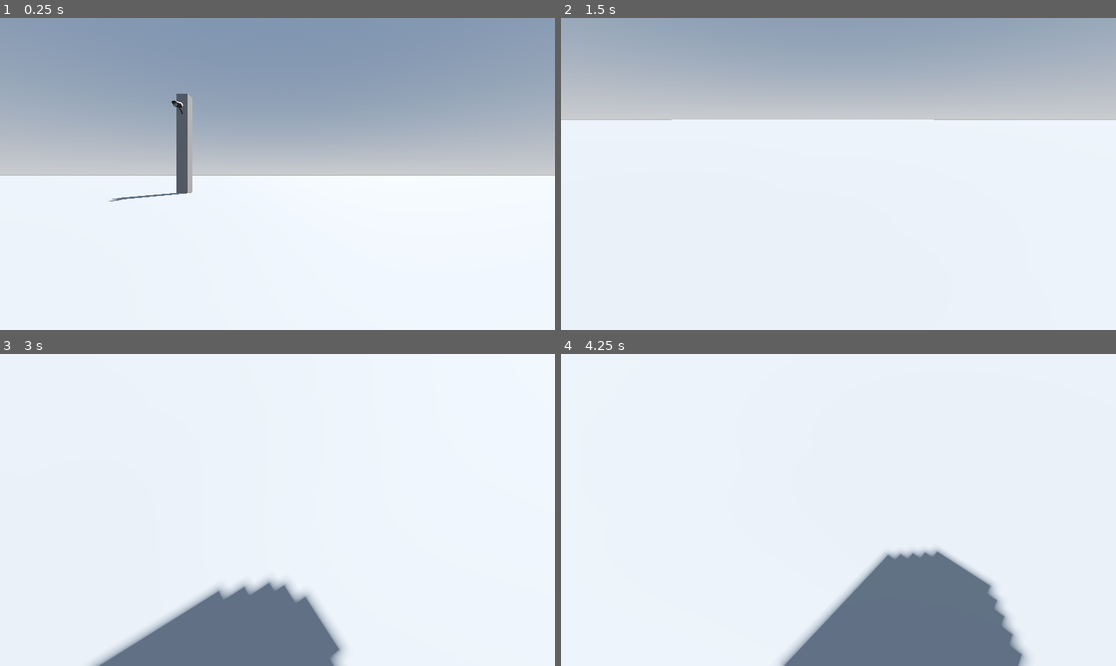
Above: before the commit, frames 1-4 (two rows, left to right).
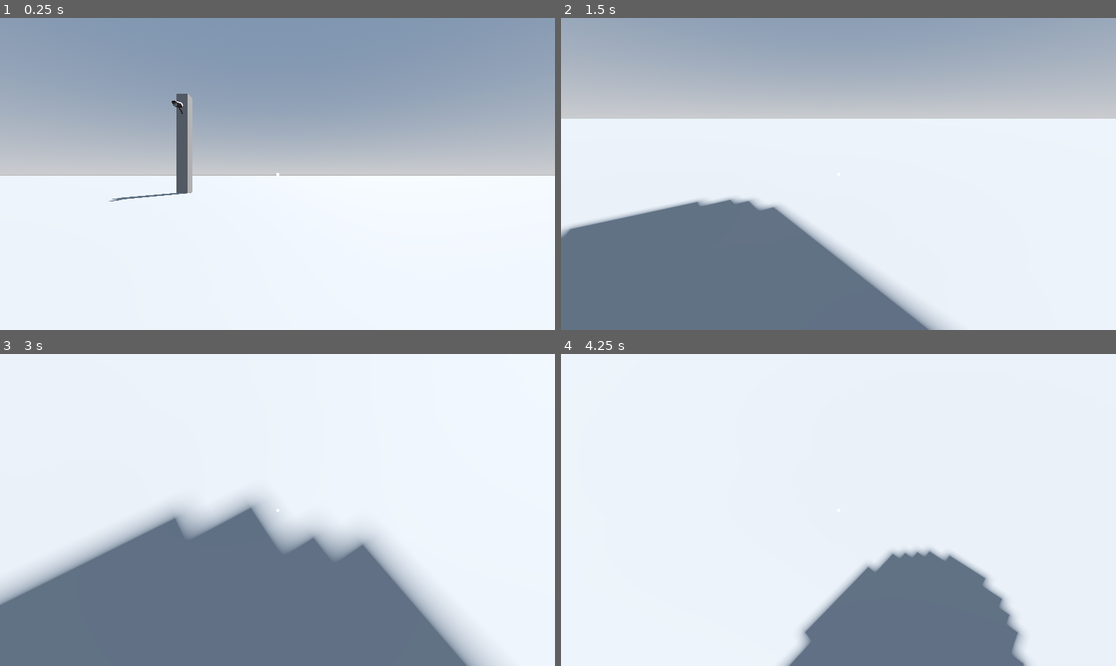
Above: after the commit, the same moments.

Repository: Rubix334/Extrica
Game: Godot game, scene res://level.tscn
The game is run twice, just before and just after one commit, with the same random seed, the same clock (stepped at 60 frames per second) and the same inputs.
Inputs (mouse positions are in pixels of both pictures, inside the frame that each line leads up to):
- Up to frame 1 (0.25 s): no input
- Up to frame 2 (1.5 s): move the mouse to (960, 158) at 0.52 s; hold D (right) 0.53-1.28 s; hold Shift (sprint) 0.53-1.28 s; tap Ctrl (crouch) at 0.6 s; move the mouse to (727, 189) at 1.27 s; hold S (back) from 1.28 s (still down); tap Shift (sprint) at 1.35 s
- Up to frame 3 (3 s): tap Ctrl (crouch) at 1.55, 2.1 s; tap Enter at 2 s; move the mouse to (333, 441) at 2.02 s; release S (back) at 2.03 s; hold D (right) 2.03-2.78 s; hold Shift (sprint) 2.03-2.78 s; tap Space at 2.75 s; move the mouse to (249, 572) at 2.77 s; hold W (forward) from 2.78 s (still down); tap Q (hack) at 2.85 s
- Up to frame 4 (4.25 s): tap Ctrl (crouch) at 3.05 s; move the mouse to (1005, 556) at 3.52 s; release W (forward) at 3.53 s; hold A (left) from 3.53 s (still down); hold Shift (sprint) from 3.53 s (still down)

The runs differ from the first frame. In frame 1, less than 0.1% of the frame differs, in the area x 49-51%, y 49-51%; in frame 2, 22%; in frame 3, 27%, in the area x 0-90%, y 45-100%; in frame 4, 1.6%.

Commit message:
Player movement completed

Diff:
--- a/Extrica/cam_hud.gd
+++ b/Extrica/cam_hud.gd
@@ -13,7 +13,14 @@
 
 # Called every frame. 'delta' is the elapsed time since the previous frame.
 func _process(delta: float) -> void:
-	time_label.text = "00:"+str(min)+":"+str(sec)
+	if sec > 9:
+		if min > 9:
+			time_label.text = "00:"+str(min)+":"+str(sec)
+		time_label.text = "00:0"+str(min)+":"+str(sec)
+	elif not sec > 9:
+		if min > 9:
+			time_label.text = "00:"+str(min)+":0"+str(sec)
+		time_label.text = "00:0"+str(min)+":0"+str(sec)
 
 
 func _on_timer_timeout() -> void:
--- a/Extrica/player.gd
+++ b/Extrica/player.gd
@@ -1,15 +1,17 @@
 extends CharacterBody3D
 class_name Player
 
-const SPEED = 5.0
+var SPEED = 5.0
 const JUMP_VELOCITY = 4.5
 @onready var camera: Camera3D = $Camera3D
 @onready var ray: RayCast3D = $Camera3D/RayCast3D
+@onready var collision: CollisionShape3D = $CollisionShape3D
 
 
 var look_dir : Vector2
 var camera_sens = 50
 var cap_mouse = false
+var crouched = false
 
 signal looking_at_cam
 signal not_looking_at_cam
@@ -21,13 +23,18 @@
 	else:
 		emit_signal("not_looking_at_cam")
 
+	##sprinting
+	if not crouched:
+		if Input.is_action_pressed("sprint"):
+			SPEED = 10
+		if Input.is_action_just_released("sprint"):
+			SPEED = 5.0
 
 	# Add the gravity.
 	if not is_on_floor():
 		velocity += get_gravity() * delta
 
 	# Get the input direction and handle the movement/deceleration.
-	# As good practice, you should replace UI actions with custom gameplay actions.
 	var input_dir := Input.get_vector("left", "right", "forward", "back")
 	var direction := (transform.basis * Vector3(input_dir.x, 0, input_dir.y)).normalized()
 	if direction:
@@ -37,6 +44,7 @@
 		velocity.x = move_toward(velocity.x, 0, SPEED)
 		velocity.z = move_toward(velocity.z, 0, SPEED)
 
+	##remove cursor
 	if Input.is_action_just_pressed("pause"):
 		cap_mouse = !cap_mouse
 
@@ -45,7 +53,9 @@
 		else:
 			Input.set_mouse_mode(Input.MOUSE_MODE_VISIBLE)
 
+	#only move when in player POV
 	if camera.current:
+		crouch()
 		_rotate_camera(delta)
 		move_and_slide()
 
@@ -67,3 +77,18 @@
 		else:
 			return false
 	return false
+
+func crouch():
+	if Input.is_action_just_pressed("crouch"):
+		if not crouched:
+			SPEED = 2.5
+			camera.position.y -= 1
+			collision.shape.height = 1
+			collision.position.y -= 0.5
+			crouched = true
+		else:
+			SPEED = 5.0
+			camera.position.y += 1
+			collision.shape.height = 2
+			collision.position.y += 0.5
+			crouched = false
--- a/Extrica/player.tscn
+++ b/Extrica/player.tscn
@@ -19,7 +19,35 @@
 transform = Transform3D(1, 0, 0, 0, 1, 0, 0, 0, 1, 0, 0.39342272, -0.19228959)
 
 [node name="RayCast3D" type="RayCast3D" parent="Camera3D" unique_id=759197667]
-transform = Transform3D(3.2485108, 0, 0, 0, -4.6373884e-07, -2.9446046, 0, 10.609108, -1.2871276e-07, 0, 0.011803269, -0.18578112)
+transform = Transform3D(3.2485108, 0, 0, 0, -7.060304e-07, -2.9446044, 0, 16.15209, -1.2871274e-07, 0, 0.0019801855, -0.18578112)
 collision_mask = 4
 collide_with_areas = true
 collide_with_bodies = false
+
+[node name="Crosshair" type="Control" parent="." unique_id=1696537287]
+layout_mode = 3
+anchors_preset = 8
+anchor_left = 0.5
+anchor_top = 0.5
+anchor_right = 0.5
+anchor_bottom = 0.5
+offset_left = -20.0
+offset_top = -20.0
+offset_right = 20.0
+offset_bottom = 20.0
+grow_horizontal = 2
+grow_vertical = 2
+
+[node name="ColorRect" type="ColorRect" parent="Crosshair" unique_id=1565699068]
+layout_mode = 1
+anchors_preset = 8
+anchor_left = 0.5
+anchor_top = 0.5
+anchor_right = 0.5
+anchor_bottom = 0.5
+offset_left = -2.5
+offset_top = -2.5
+offset_right = 2.5
+offset_bottom = 2.5
+grow_horizontal = 2
+grow_vertical = 2
--- a/Extrica/project.godot
+++ b/Extrica/project.godot
@@ -17,8 +17,8 @@
 
 [autoload]
 
-PlayerManager="*uid://ca17ijolul2ti"
 SecCamManager="*uid://kf28eduyy2p2"
+Global="*uid://ca17ijolul2ti"
 
 [global_group]
 
--- a/Extrica/sec_cam.tscn
+++ b/Extrica/sec_cam.tscn
@@ -38,7 +38,7 @@
 transform = Transform3D(-1, 0, 8.742278e-08, 0, 1, 0, -8.742278e-08, 0, -1, 0, 0, 0.5565882)
 
 [node name="RayCast3D" type="RayCast3D" parent="Camera3D" unique_id=502396282]
-transform = Transform3D(-1.5786884, 8.035848e-06, -9.8779485e-11, 0, 0.022463843, 4.623821, 1.3801332e-07, 91.91938, -0.0011299056, -2.168607e-08, 0.031719446, -0.24805975)
+transform = Transform3D(-1.5786884, 8.035848e-06, -9.8779485e-11, 0, 0.022463843, 4.623821, 1.3801332e-07, 91.91938, -0.0011299056, -2.168607e-08, -0.01077956, -0.24805975)
 
 [node name="CollisionShape3D" type="CollisionShape3D" parent="." unique_id=1029420375]
 transform = Transform3D(1, 0, 0, 0, 1, 0, 0, 0, 1, 0.013897419, 0, 0.008194923)
Renamed: Extrica/PlayerManager.gd -> Extrica/global.gd
Renamed: Extrica/PlayerManager.gd.uid -> Extrica/global.gd.uid
